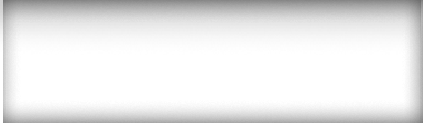
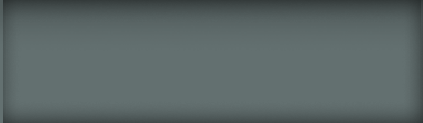
Two versions of the same layered image (w=423, h=123). Layer-by-layer changes:
added layer "Слой 1" over [0, 0, 423, 123]
